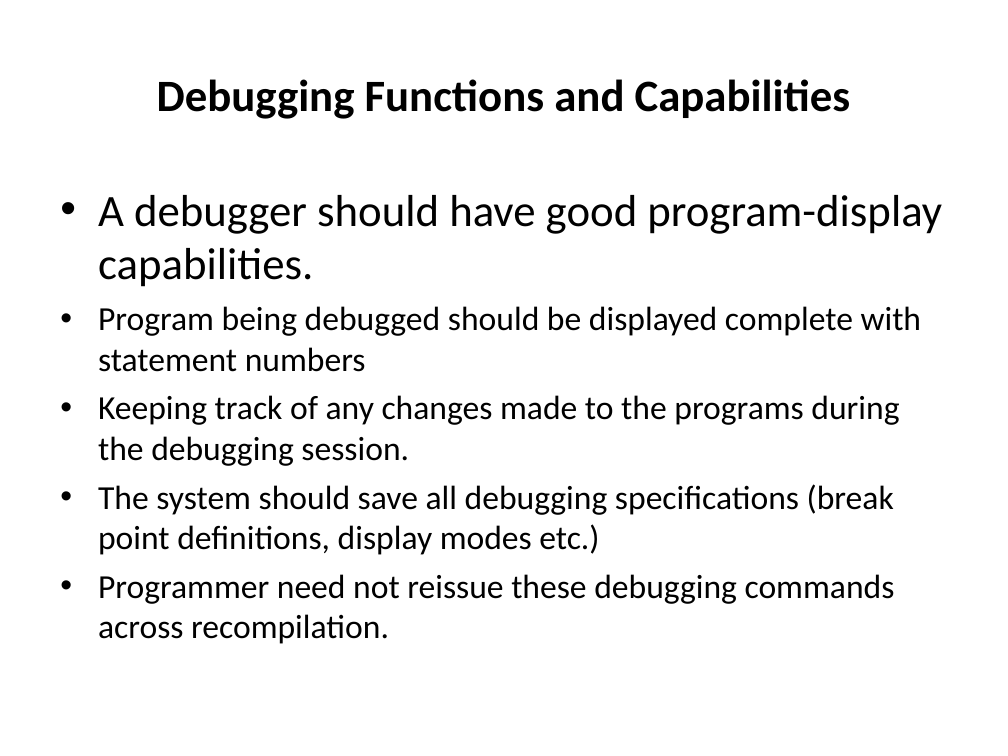
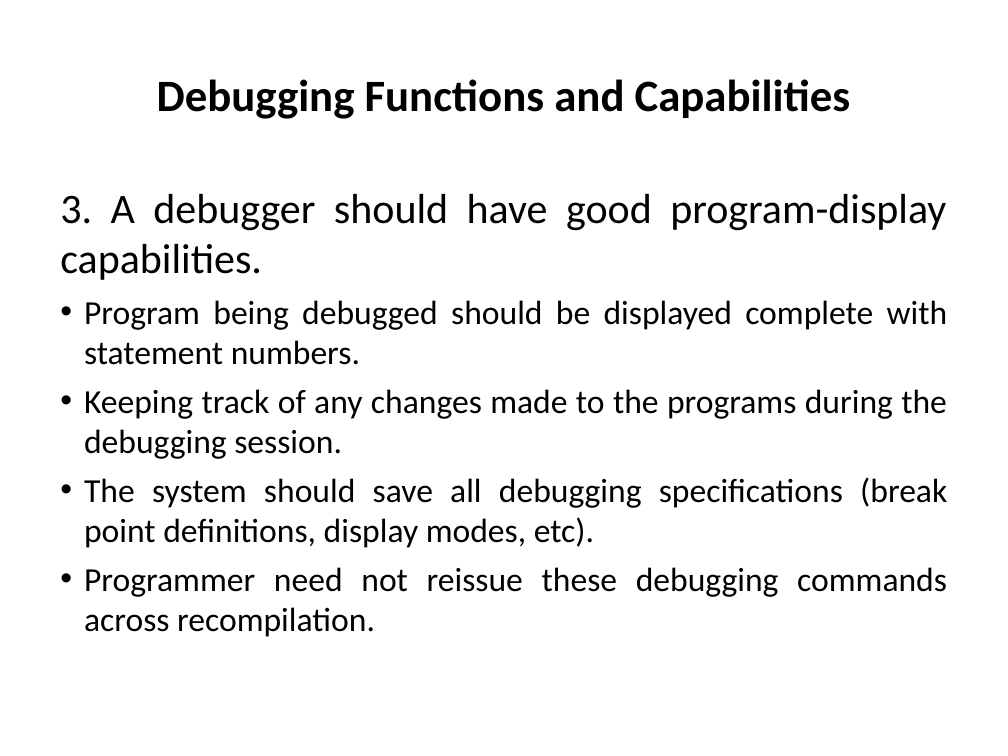
Before and after one commit to kazimsayed954/S5, a slide deck: slide 30 of 02. System Software/Sir's PPTs/6. Editors and Debuggers.ppt (slide 28 before the commit). Drawn at 1008x756 pixels with LibreOffice and Linux fonts; fonts in the diff are those of the drawing. Boxes give left, top, right and bottom in pixels: in the first picture for what was removed or moved away, otherwise in the second. Text is boxed around its words. In the diff, an @@ line names an element or a change of style, - is before the commit and + after.

```diff
--- a/02. System Software/Sir's PPTs/6. Editors and Debuggers.ppt
+++ b/02. System Software/Sir's PPTs/6. Editors and Debuggers.ppt
@@ text at [60,194,948,365]: text changed @@
-• A debugger should have good program-display capabilities.
-• Program being debugged should be displayed complete with statement numbers
+3. A debugger should have good program-display capabilities.
+• Program being debugged should be displayed complete with statement numbers.
@@ text at [84,389,947,637]: alignment left to justified; indent changed @@
@@ text at [84,477,947,548]: text changed @@
-• The system should save all debugging specifications (break point definitions, display modes etc.)
+• The system should save all debugging specifications (break point definitions, display modes, etc).
```
Also in this commit, not shown: 46 other slides changed, 3 slides added, 1 other file.
